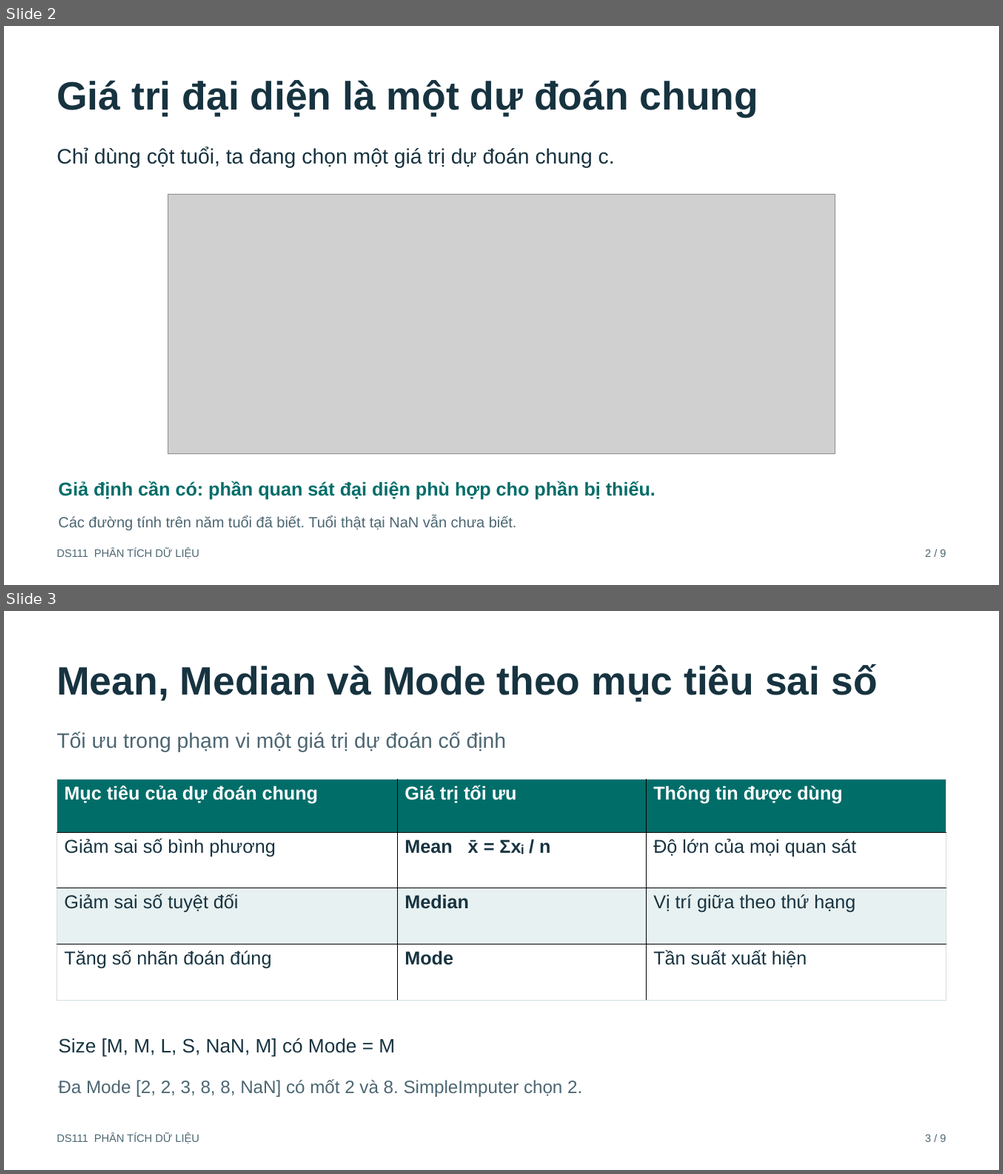
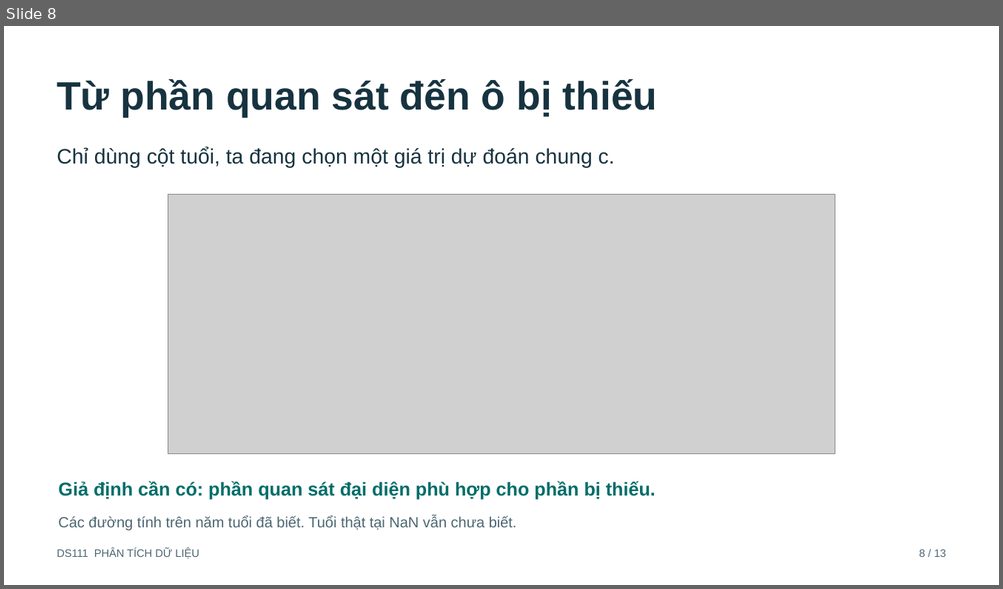
Before and after one commit to ncat218/Seminar-DS111, a slide deck: presentation/seminar_15min.pptx. Shown one above the other, each under a label of ours: slides 2 and 3 before the commit, slide 8 after it. The pictures are 1003x1174 and 1003x589 pixels, drawn with LibreOffice and Linux fonts; fonts in the diff are those of the drawing; grey boxes stand for pictures. Boxes give left, top, right and bottom in pixels: in the first picture for what was removed or moved away, otherwise in the second. Text is boxed around its words. In the diff, an @@ line names an element or a change of style, - is before the commit and + after.

```diff
--- a/presentation/seminar_15min.pptx
+++ b/presentation/seminar_15min.pptx
@@ slide 3 removed at bbox=[4, 611, 999, 1170], background #FFFFFF @@
@@ text removed at bbox=[57, 664, 876, 702] @@
-Mean, Median và Mode theo mục tiêu sai số
@@ text removed at bbox=[57, 732, 506, 752] @@
-Tối ưu trong phạm vi một giá trị dự đoán cố định
@@ table removed at bbox=[57, 780, 945, 999], 4 rows, 3 columns @@
-Mục tiêu của dự đoán chung | Giá trị tối ưu | Thông tin được dùng
-Giảm sai số bình phương | Mean x̄ = Σxᵢ / n | Độ lớn của mọi quan sát
-Giảm sai số tuyệt đối | Median | Vị trí giữa theo thứ hạng
-Tăng số nhãn đoán đúng | Mode | Tần suất xuất hiện
@@ text removed at bbox=[58, 1038, 395, 1057] @@
-Size [M, M, L, S, NaN, M] có Mode = M
@@ text removed at bbox=[58, 1079, 582, 1097] @@
-Đa Mode [2, 2, 3, 8, 8, NaN] có mốt 2 và 8. SimpleImputer chọn 2.
@@ text removed at bbox=[57, 1133, 199, 1145] @@
-DS111 PHÂN TÍCH DỮ LIỆU
@@ text removed at bbox=[925, 1135, 945, 1142] @@
-3 / 9
@@ what was slide 2 is now slide 8 @@
@@ slide 8 changed as well @@
@@ text at bbox=[57, 79, 657, 117]: text changed @@
-Giá trị đại diện là một dự đoán chung
+Từ phần quan sát đến ô bị thiếu
@@ text at bbox=[919, 550, 945, 557]: text changed @@
-2 / 9
+8 / 13
```
Also in this commit, not shown: 6 other slides changed, 6 slides added, 1 other slide removed, 14 other files.
